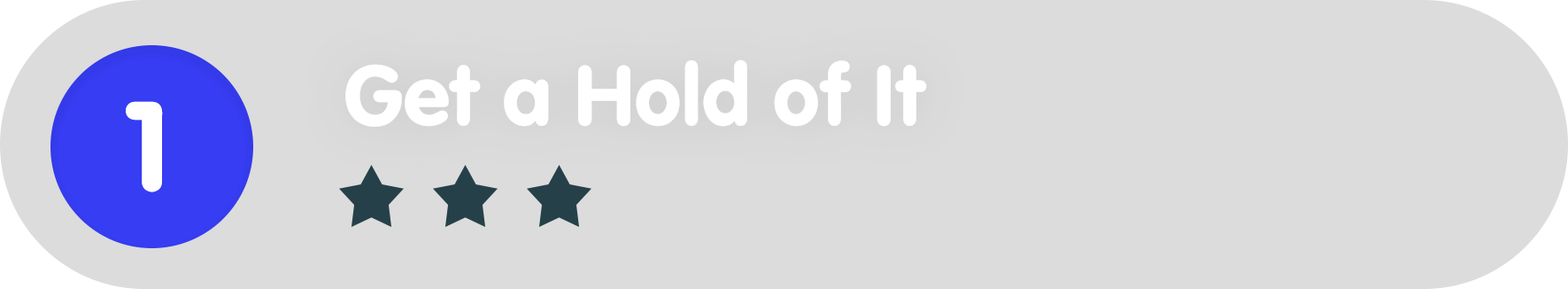
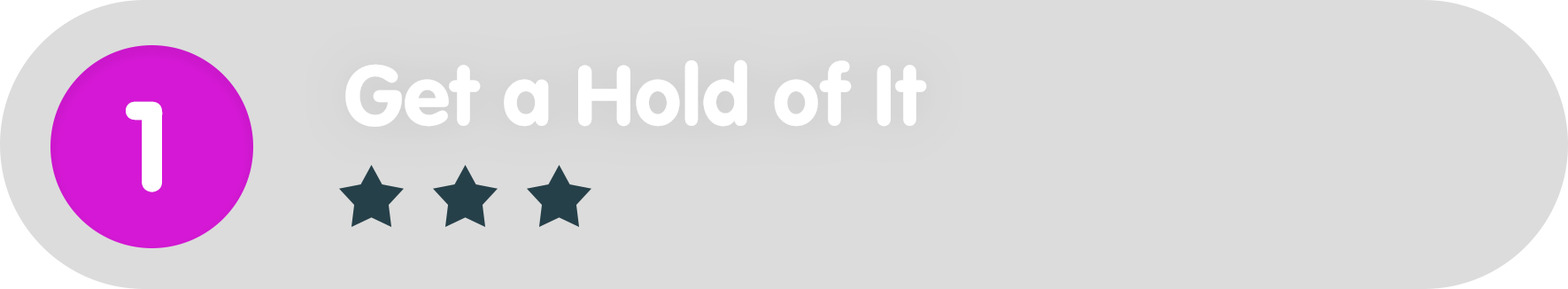
Two versions of the same layered image (1568px x 289px). Layer-by-layer changes:
painted on "Ellipse_green" over [left=50, top=45, right=254, bottom=248]
